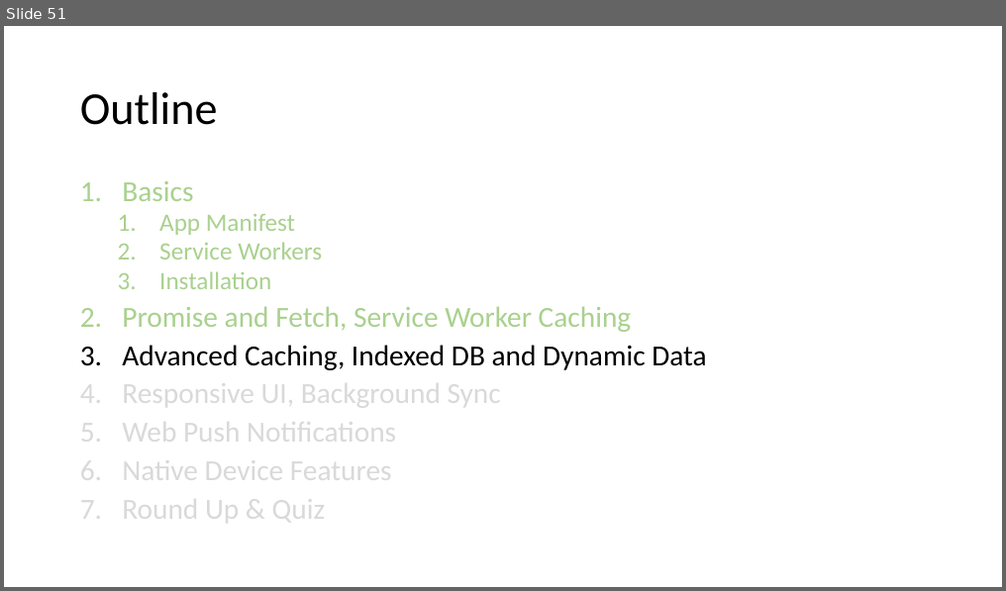
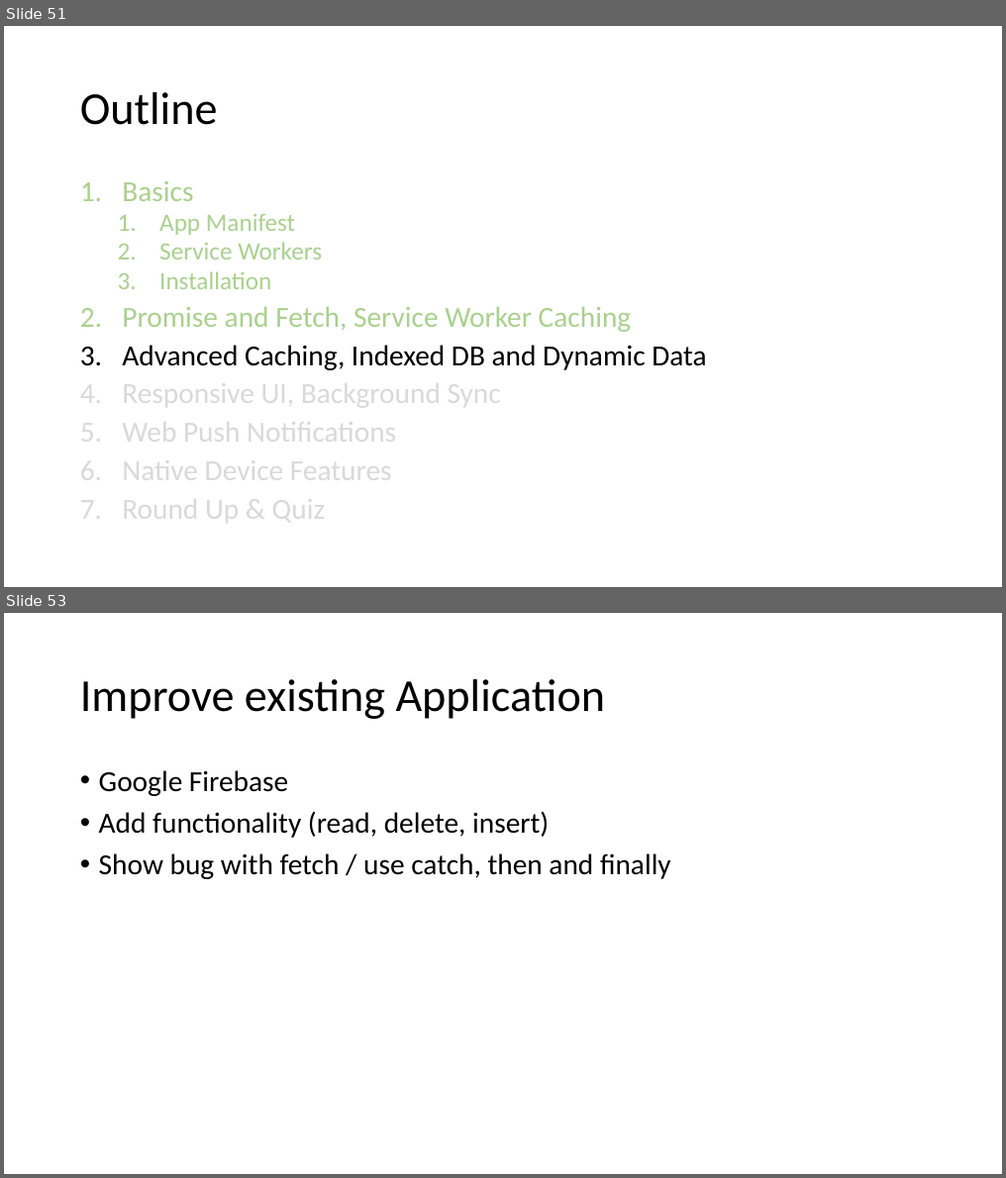
Before and after one commit to SteveNox/PWACourseProgress, a slide deck: course/Progressive Web Apps.pptx. Shown one above the other, each under a label of ours: slide 51 before the commit, slides 51 and 53 after it; the slides between them are not shown. The pictures are 1006x591 and 1006x1178 pixels, drawn with LibreOffice and Linux fonts; fonts in the diff are those of the drawing. Boxes give left, top, right and bottom in pixels: in the first picture for what was removed or moved away, otherwise in the second. Text is boxed around its words. In the diff, an @@ line names an element or a change of style, - is before the commit and + after.

```diff
--- a/course/Progressive Web Apps.pptx
+++ b/course/Progressive Web Apps.pptx
@@ slide 53 added at box(4, 613, 1002, 1174), background #FFFFFF @@
@@ title added at box(80, 679, 606, 719), 44 pt, text #000000 @@
+Improve existing Application
@@ text added at box(99, 770, 671, 879), 28 pt, text #000000 @@
+• Google Firebase
+• Add functionality (read, delete, insert)
+• Show bug with fetch / use catch, then and finally
```
Also in this commit, not shown: 14 other slides added, 5 other files.
